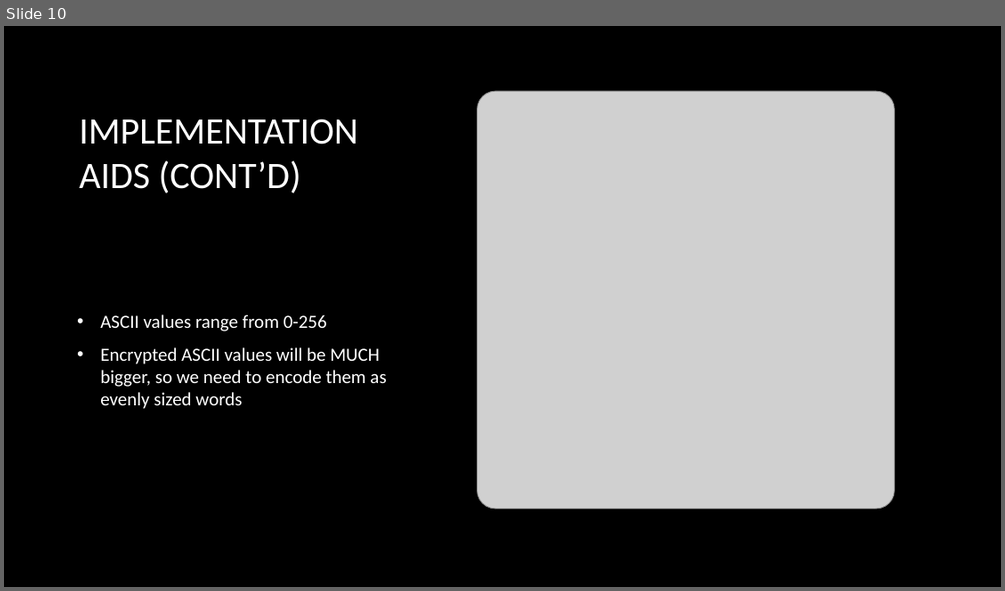
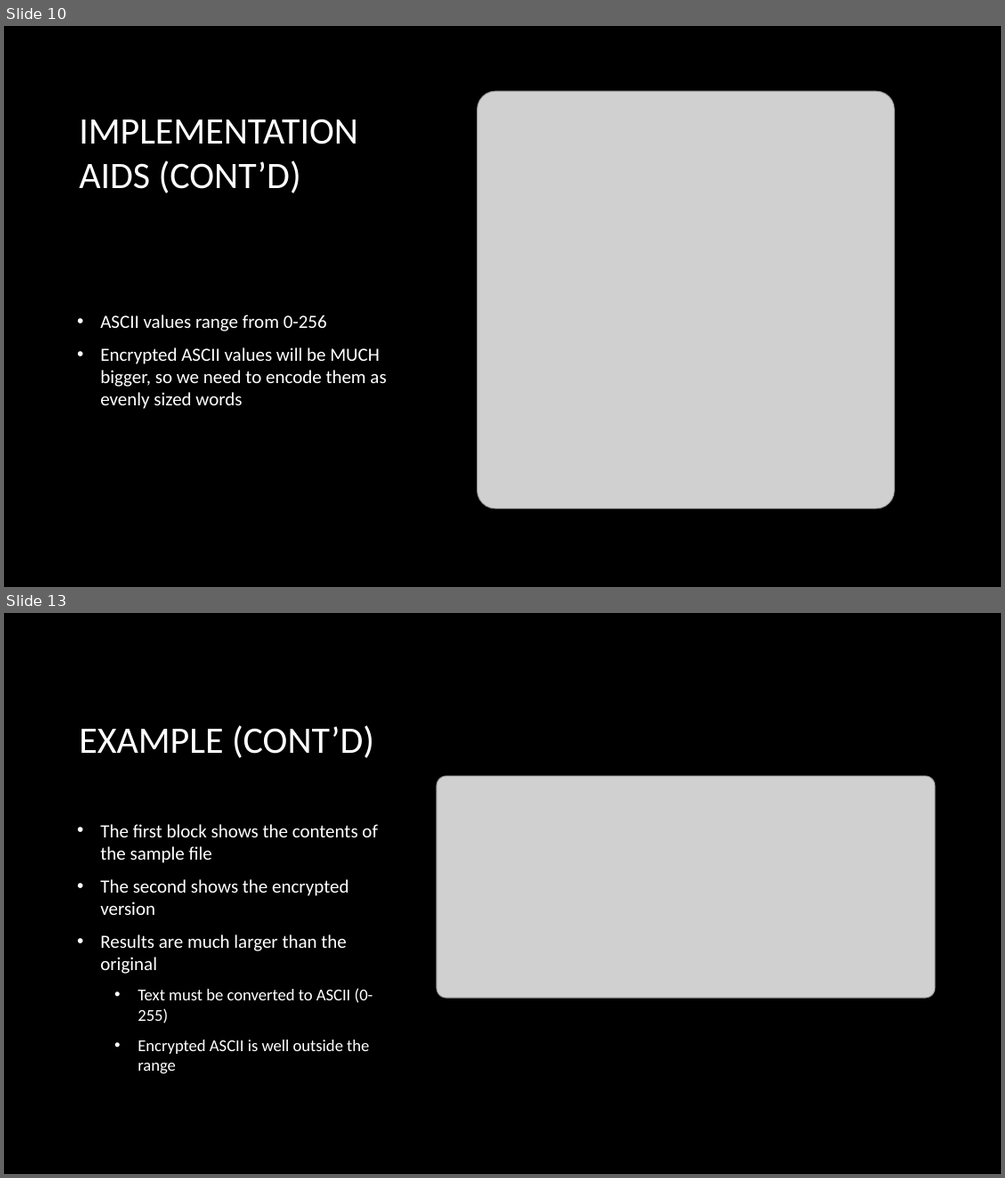
Before and after one commit to Deravadom/PostQuantumComputation, a slide deck: rsa/pres/rsa_presentation.pptx. Shown one above the other, each under a label of ours: slide 10 before the commit, slides 10 and 13 after it; the slides between them are not shown. The pictures are 1005x591 and 1005x1178 pixels, drawn with LibreOffice and Linux fonts; fonts in the diff are those of the drawing; grey boxes stand for pictures; background and template pictures are left out. Boxes give left, top, right and bottom in pixels: in the first picture for what was removed or moved away, otherwise in the second. Text is boxed around its words. In the diff, an @@ line names an element or a change of style, - is before the commit and + after.

Commit message:
added finished rsa presentation

```diff
--- a/rsa/pres/rsa_presentation.pptx
+++ b/rsa/pres/rsa_presentation.pptx
@@ slide 13 added at [4,613,1001,1174], background picture (left out) @@
@@ title added at [79,725,374,758], 36 pt, text #FFFFFF @@
+EXAMPLE (CONT’D)
@@ picture added at [437,776,935,998] @@
@@ text added at [100,824,377,1074], 18 pt, text #FFFFFF @@
+• The first block shows the contents of the sample file
+• The second shows the encrypted version
+• Results are much larger than the original
+  • Text must be converted to ASCII (0-255)
+  • Encrypted ASCII is well outside the range
```
Also in this commit, not shown: 3 other slides added, 1 slide removed.
